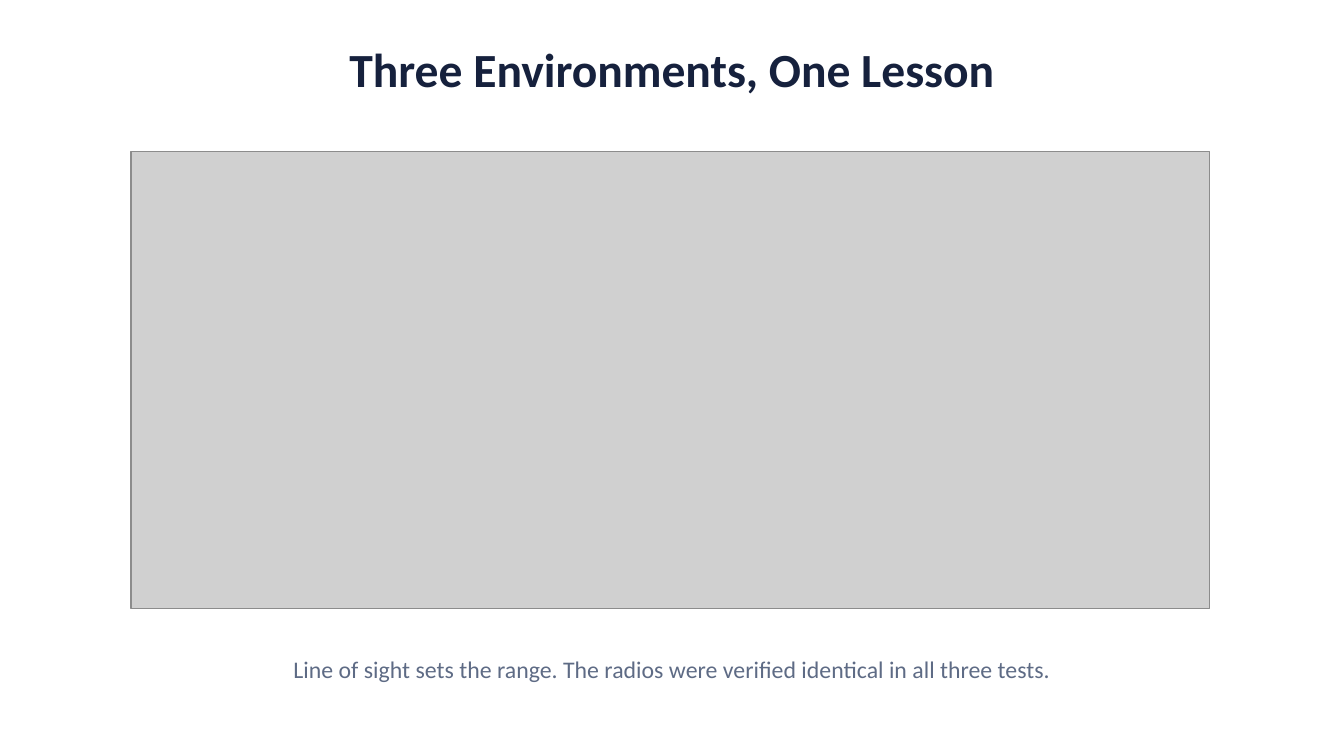
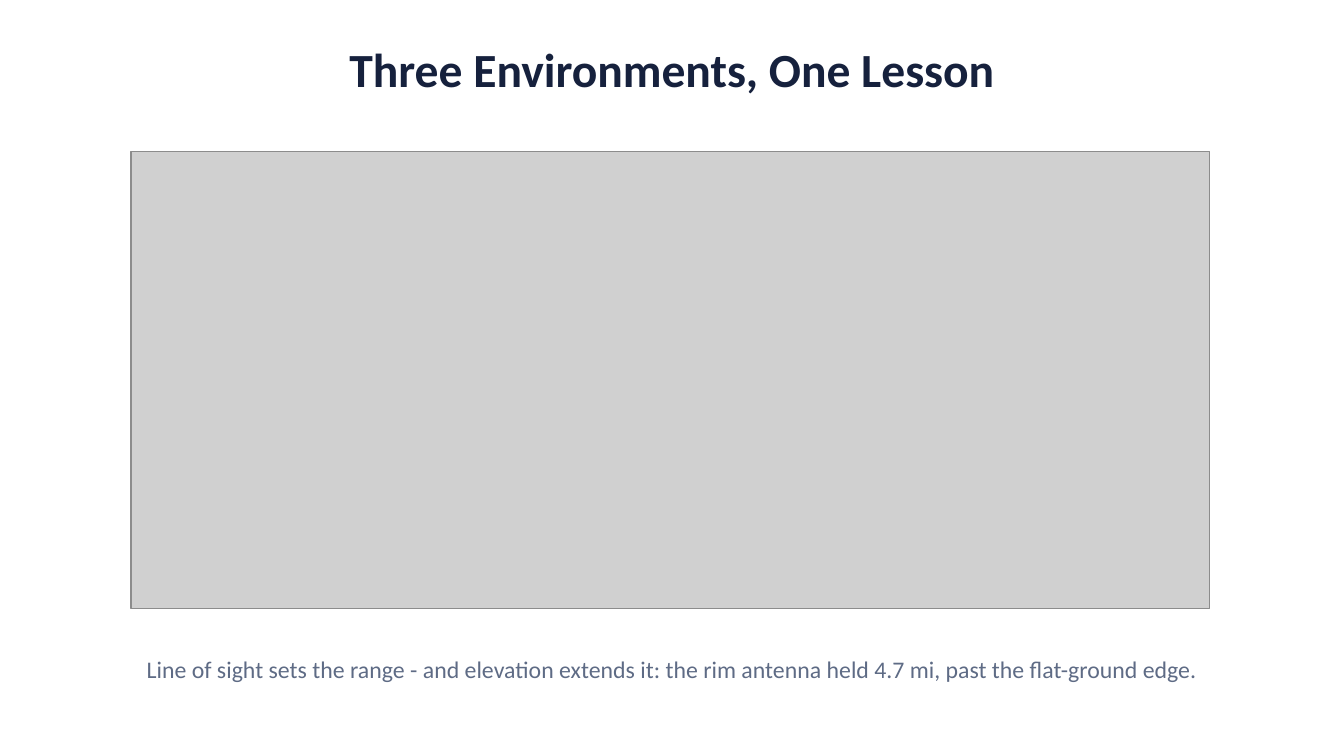
Before and after one commit to deosgracius/offgrid-vehicle-tracker, a slide deck: slide 6 of docs/presentations/Canyon_Demo_Presentation.pptx (slide 5 before the commit). Drawn at 1344x756 pixels with LibreOffice and Linux fonts; fonts in the diff are those of the drawing; grey boxes stand for pictures. Boxes give left, top, right and bottom in pixels: in the first picture for what was removed or moved away, otherwise in the second. Text is boxed around its words. In the diff, an @@ line names an element or a change of style, - is before the commit and + after.

```diff
--- a/docs/presentations/Canyon_Demo_Presentation.pptx
+++ b/docs/presentations/Canyon_Demo_Presentation.pptx
@@ text at (147,661,1196,682): text changed @@
-Line of sight sets the range. The radios were verified identical in all three tests.
+Line of sight sets the range - and elevation extends it: the rim antenna held 4.7 mi, past the flat-ground edge.
```
Also in this commit, not shown: 4 other slides changed, 3 slides added, 1 slide removed.
